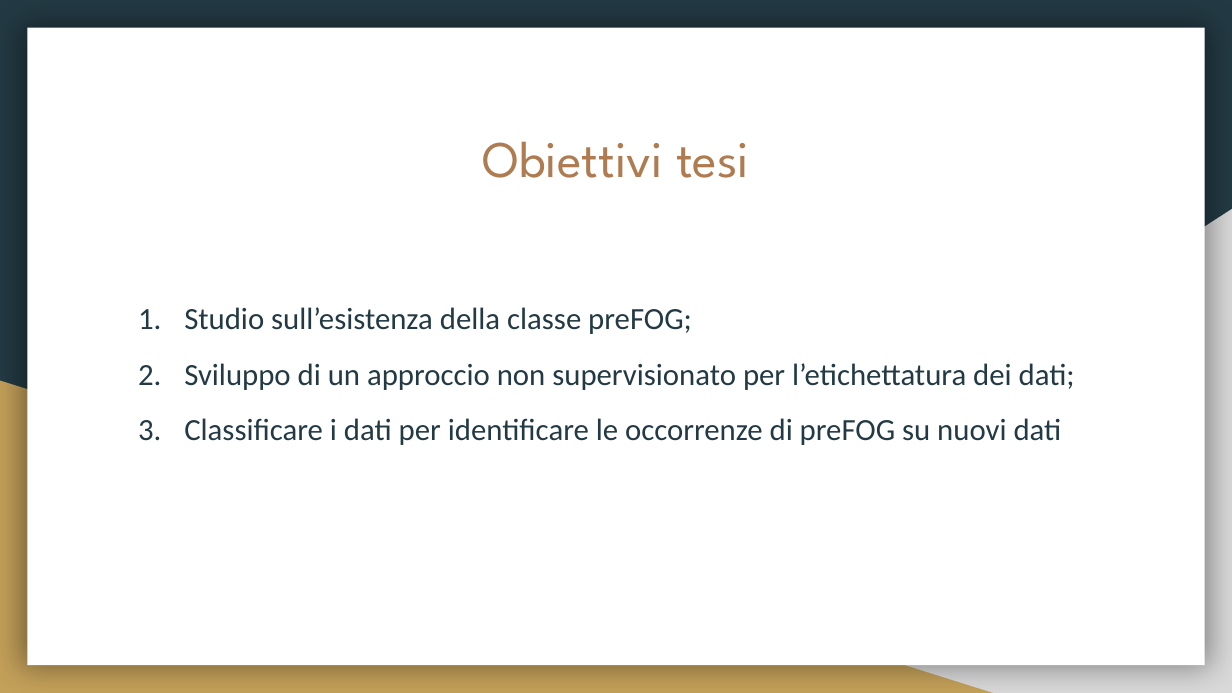
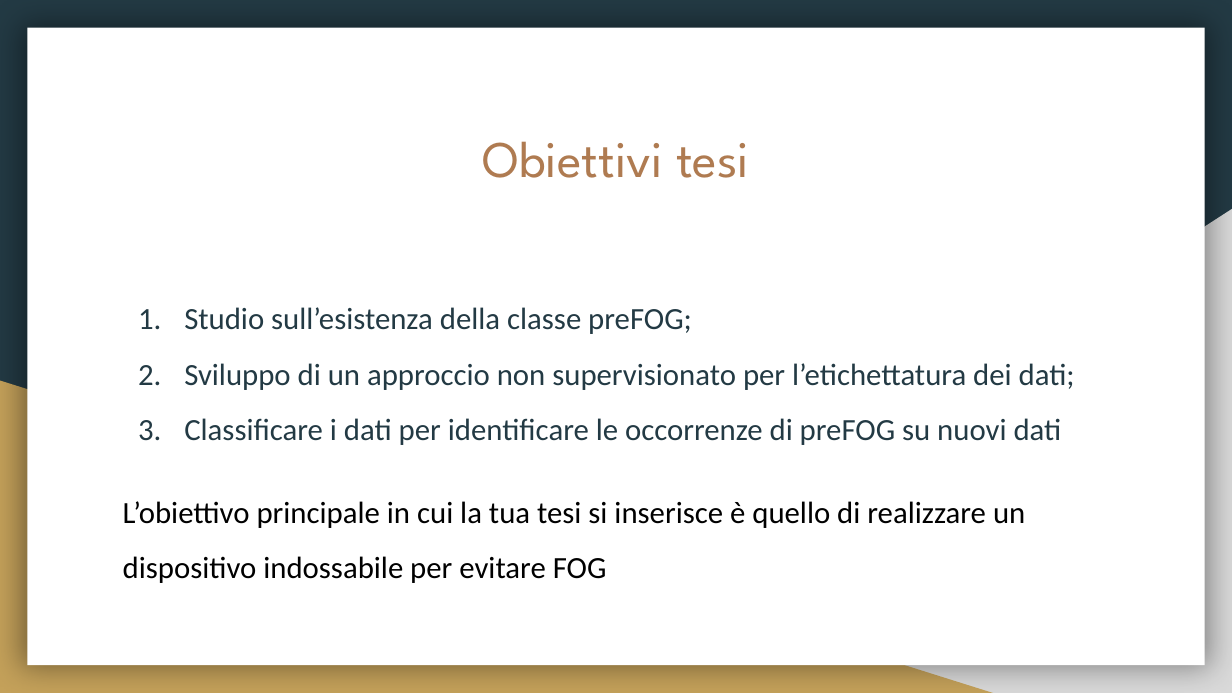
Before and after one commit to fuserale/tesi, a slide deck: slide 5 of tex_tesi/Apprendimento non supervisionato per l’identificazione di contesti di Freezing of Gait (FOG) in pazienti affetti da Morbo di Parkinson.pptx. Drawn at 1232x693 pixels with LibreOffice and Linux fonts; fonts in the diff are those of the drawing. Boxes give left, top, right and bottom in pixels: in the first picture for what was removed or moved away, otherwise in the second. Text is boxed around its words. In the diff, an @@ line names an element or a change of style, - is before the commit and + after.

```diff
--- a/tex_tesi/Apprendimento non supervisionato per l’identificazione di contesti di Freezing of Gait (FOG) in pazienti affetti da Morbo di Parkinson.pptx
+++ b/tex_tesi/Apprendimento non supervisionato per l’identificazione di contesti di Freezing of Gait (FOG) in pazienti affetti da Morbo di Parkinson.pptx
@@ text at [123, 501, 1025, 583]: paragraph added @@
+L’obiettivo principale in cui la tua tesi si inserisce è quello di realizzare un dispositivo indossabile per evitare FOG
```
Also in this commit, not shown: 4 other slides changed, 1 slide added.
